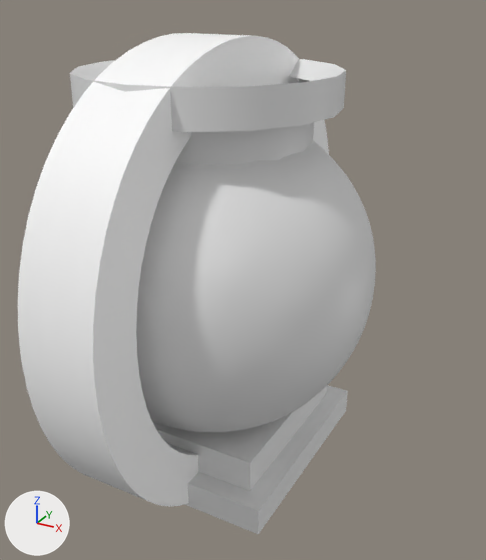
The glTF model public/models.glb, before and after one commit.
Before and after are seen from a 50 mm camera at (19.2, -31.2, 15.3) aimed at (2.0, -0.1, -0.2). The lights are fixed; the arrows at lower left show +X, +Y and +Z. The picture after the commit comes second.

Names of what the first picture shows: '0. Icosphere', '1. Contact', '2. Award'.
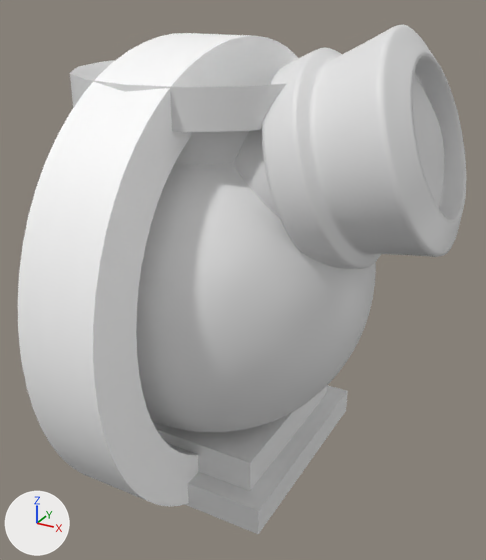
What the commit changed:
Mesh me_mesh is new.
It has 18316 vertices, 36608 faces and spans x -11.4..13.1, y -5.4..5.4, z -9.7..8.8.
Object '3. Telescope' (ob_3__telescope) is new; it shows me_mesh.
Its location is (0.46, -0.2, 4.97).

Pixel boxes [x1, y1, x2, y2] of what changed, in the pictures (486 x 560 px):
'3. Telescope', added: after [233, 25, 466, 269]
